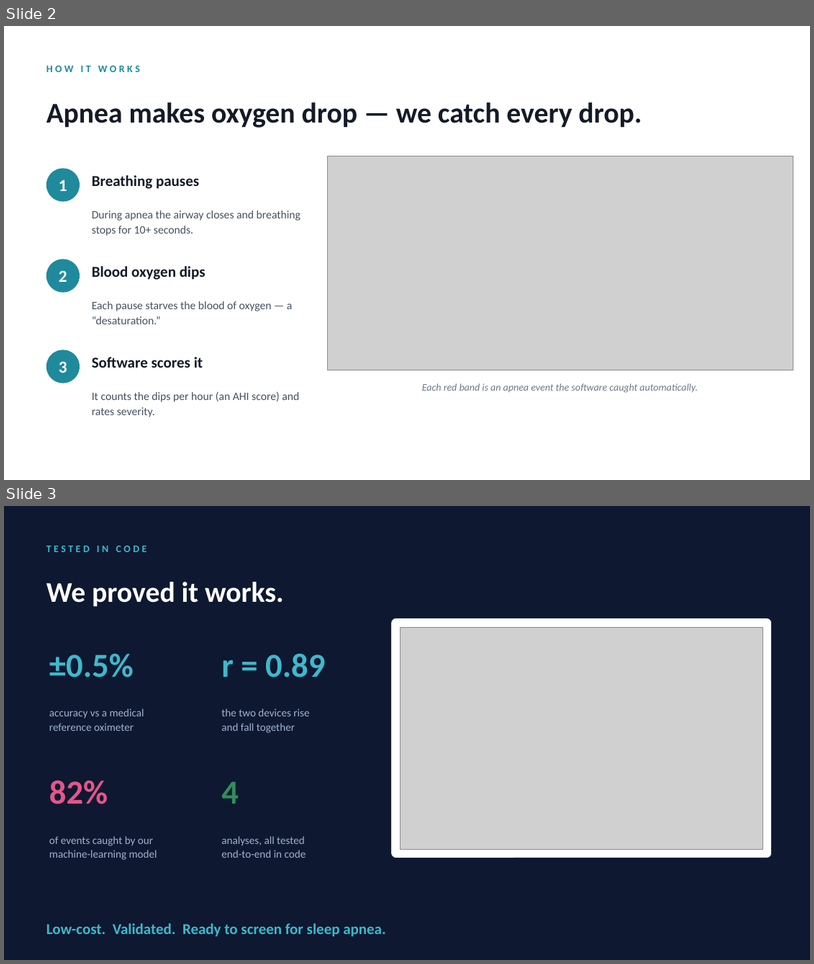
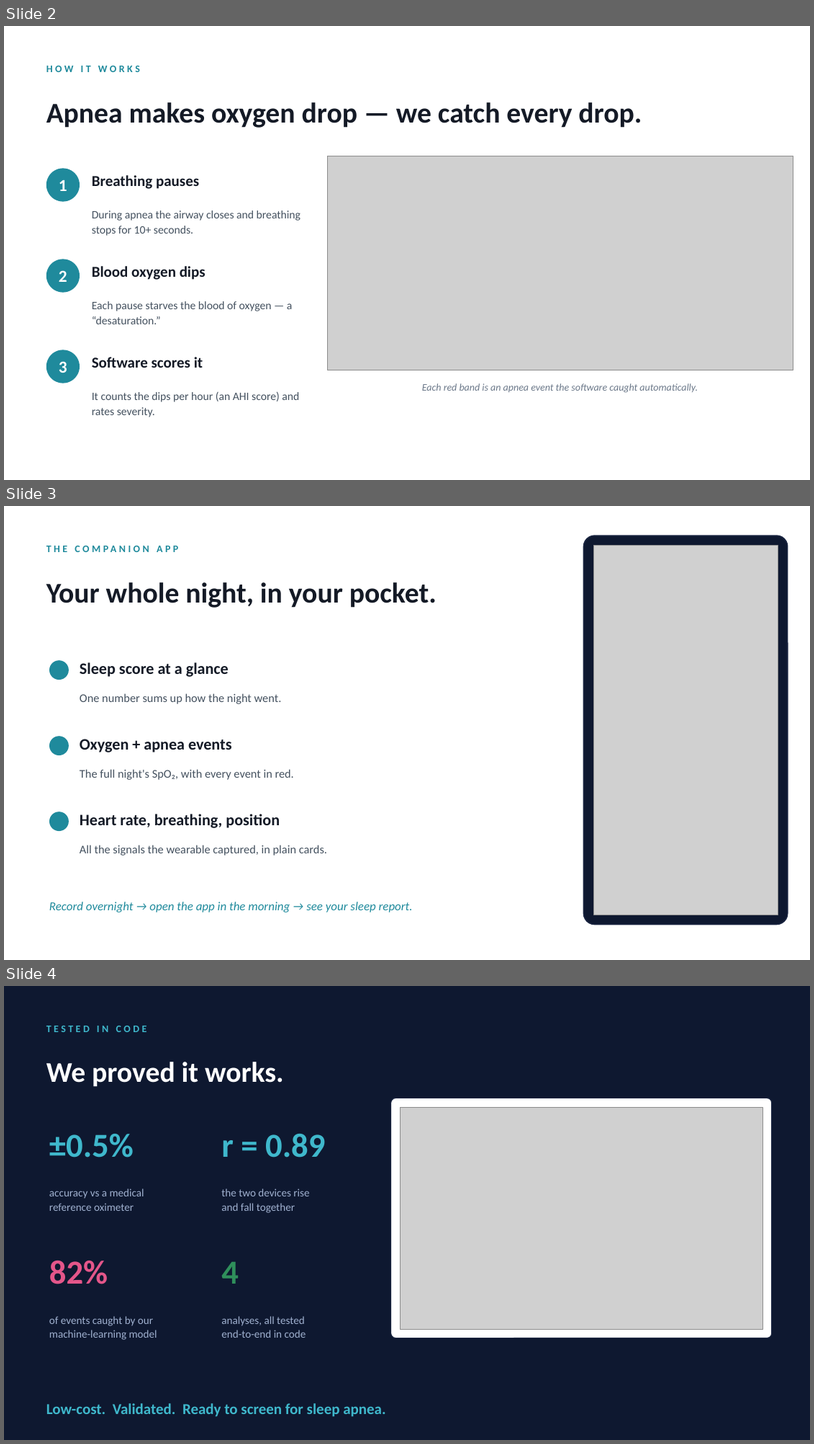
Before and after one commit to gabrielamamanestudent-wq/teetomivV2, a slide deck: science-fair/night-signal/Night_Signal_Trailer.pptx. Shown one above the other, each under a label of ours: slides 2 and 3 before the commit, slides 2, 3 and 4 after it. The pictures are 814x964 and 814x1444 pixels, drawn with LibreOffice and Linux fonts; fonts in the diff are those of the drawing; grey boxes stand for pictures. Boxes give left, top, right and bottom in pixels: in the first picture for what was removed or moved away, otherwise in the second. Text is boxed around its words. In the diff, an @@ line names an element or a change of style, - is before the commit and + after.

```diff
--- a/science-fair/night-signal/Night_Signal_Trailer.pptx
+++ b/science-fair/night-signal/Night_Signal_Trailer.pptx
@@ slide 3 added at (4, 506, 810, 960), background #FFFFFF @@
@@ text added at (46, 539, 530, 557), 12 pt, text #1F8A9C, bold @@
+THE COMPANION APP
@@ rounded rectangle added at (584, 536, 788, 924), fill #0E1830, outline #18233F 1.5 pt @@
@@ picture added at (594, 546, 778, 914) @@
@@ text added at (46, 582, 437, 608), 34 pt, text #141A26, bold @@
+Your whole night, in your pocket.
@@ ellipse added at (49, 660, 69, 680), fill #1F8A9C @@
@@ text added at (80, 662, 229, 677), 19 pt, text #141A26, bold @@
+Sleep score at a glance
@@ text added at (80, 693, 282, 704), 14 pt, text #44515F @@
+One number sums up how the night went.
@@ ellipse added at (49, 736, 69, 755), fill #1F8A9C @@
@@ text added at (80, 739, 232, 752), 19 pt, text #141A26, bold @@
+Oxygen + apnea events
@@ text added at (80, 769, 294, 780), 14 pt, text #44515F @@
+The full night's SpO₂, with every event in red.
@@ ellipse added at (49, 811, 69, 831), fill #1F8A9C @@
@@ text added at (80, 813, 280, 828), 19 pt, text #141A26, bold @@
+Heart rate, breathing, position
@@ text added at (80, 844, 327, 855), 14 pt, text #44515F @@
+All the signals the wearable captured, in plain cards.
@@ text added at (49, 901, 413, 912), 14.5 pt, text #1F8A9C, italic @@
+Record overnight → open the app in the morning → see your sleep report.
@@ what was slide 3 is now slide 4 @@
```
